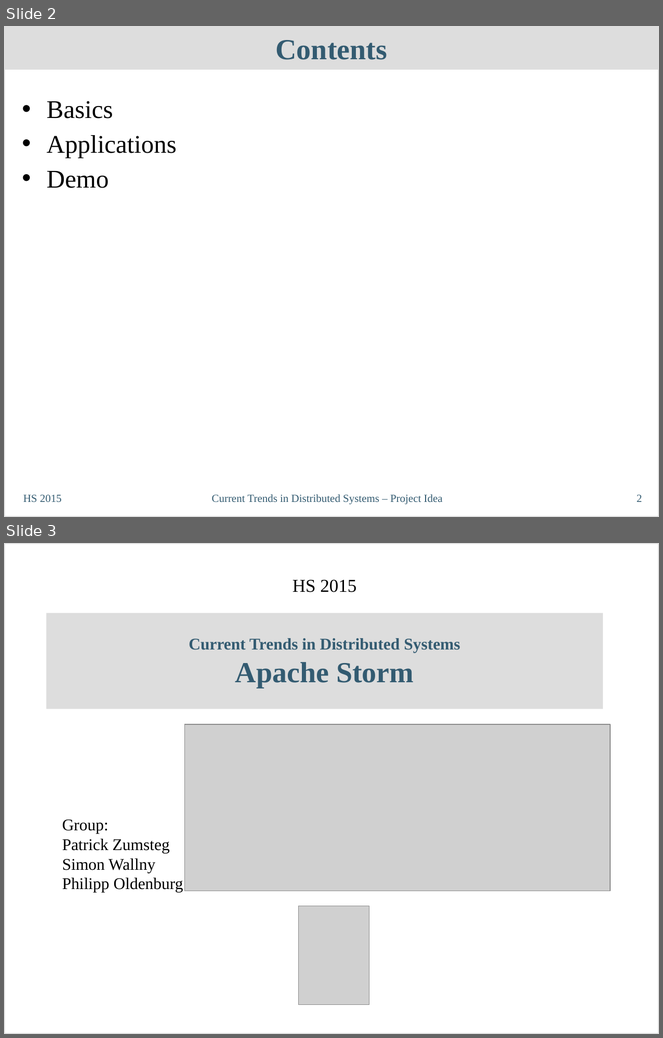
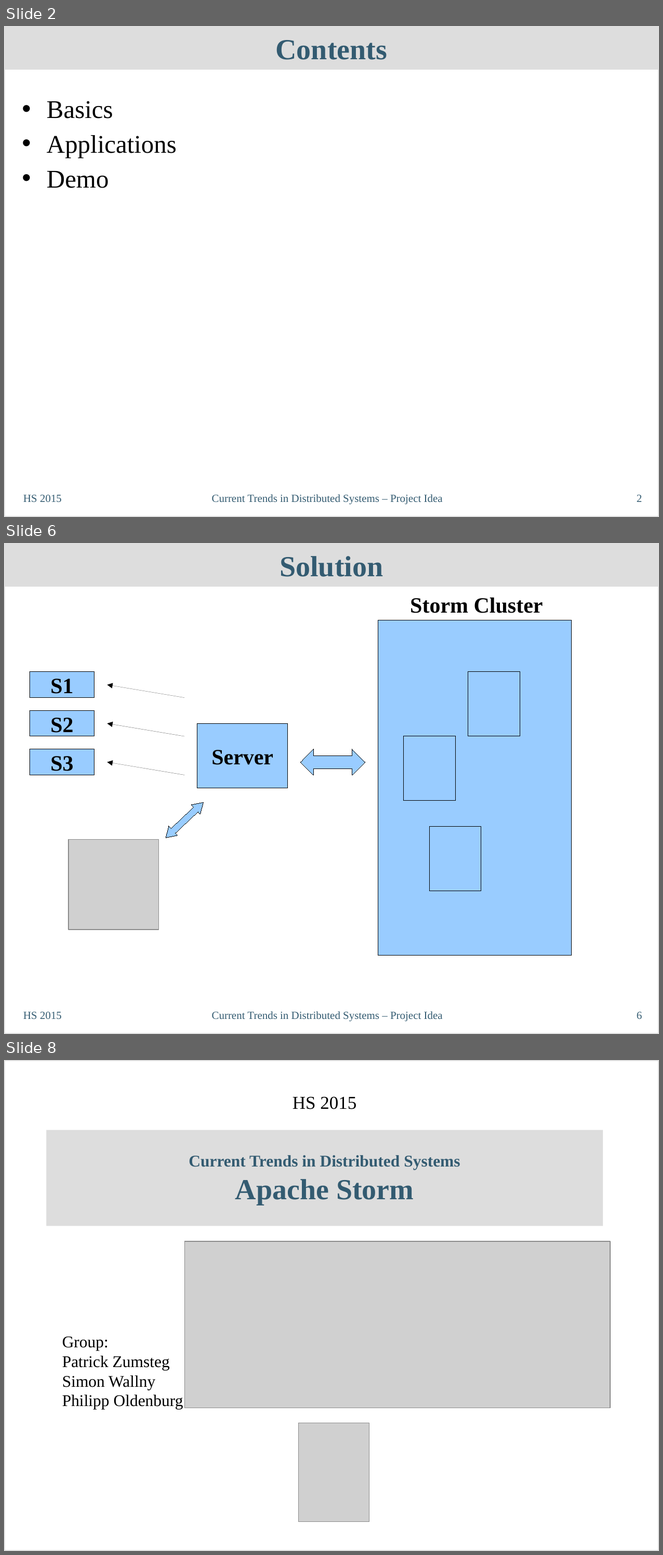
Before and after one commit to philipp-oldenburg/ctds-storm, a slide deck: Storm-Referat/CT-Präsentation - Philipp.odp. Shown one above the other, each under a label of ours: slides 2 and 3 before the commit, slides 2, 6 and 8 after it; the slides between them are not shown. The pictures are 663x1038 and 663x1555 pixels, drawn with LibreOffice and Linux fonts; fonts in the diff are those of the drawing; grey boxes stand for pictures. Boxes give left, top, right and bottom in pixels: in the first picture for what was removed or moved away, otherwise in the second. Text is boxed around its words. In the diff, an @@ line names an element or a change of style, - is before the commit and + after.

```diff
--- a/Storm-Referat/CT-Präsentation - Philipp.odp
+++ b/Storm-Referat/CT-Präsentation - Philipp.odp
@@ slide 6 added at (4, 543, 659, 1034), background #FFFFFF; not listed: 1 template element that a slide beside it also shows @@
@@ title added at (4, 543, 659, 587), fill #DDDDDD, 32 pt, text #335B71, bold @@
+Solution
@@ text added at (410, 598, 543, 613), 24 pt, text #000000, bold @@
+Storm Cluster
@@ rectangle added at (378, 620, 571, 956), fill #99CCFF, outline #000000 0 pt @@
@@ rectangle added at (29, 672, 94, 697), fill #99CCFF, outline #000000 0 pt, 24 pt, text #000000, bold @@
+S1
@@ rectangle added at (468, 672, 520, 736), fill #99CCFF, outline #000000 0 pt @@
@@ arrow added from (185, 697) to (107, 685), #000000 0 pt @@
@@ rectangle added at (29, 711, 94, 736), fill #99CCFF, outline #000000 0 pt, 24 pt, text #000000, bold @@
+S2
@@ arrow added from (185, 736) to (107, 724), #000000 0 pt @@
@@ rectangle added at (197, 724, 288, 788), fill #99CCFF, outline #000000 0 pt, 24 pt, text #000000, bold @@
+Server
@@ rectangle added at (404, 736, 455, 800), fill #99CCFF, outline #000000 0 pt @@
@@ rectangle added at (29, 749, 94, 775), fill #99CCFF, outline #000000 0 pt, 24 pt, text #000000, bold @@
+S3
@@ left right arrow added at (301, 749, 365, 775), fill #99CCFF, outline #000000 0 pt @@
@@ arrow added from (185, 775) to (107, 762), #000000 0 pt @@
@@ left right arrow added at (161, 798, 208, 843), fill #99CCFF, outline #000000 0 pt @@
@@ rectangle added at (430, 827, 482, 891), fill #99CCFF, outline #000000 0 pt @@
@@ picture added at (68, 840, 158, 930) @@
@@ text added at (23, 1012, 62, 1019), 12 pt, text #335B71 @@
+HS 2015
@@ text added at (212, 1012, 443, 1022), 12 pt, text #335B71 @@
+Current Trends in Distributed Systems – Project Idea
@@ page number added at (637, 1012, 642, 1019), 12 pt, text #335B71 @@
+6
@@ what was slide 3 is now slide 8 @@
```
Also in this commit, not shown: 4 other slides added, 2 other files.
